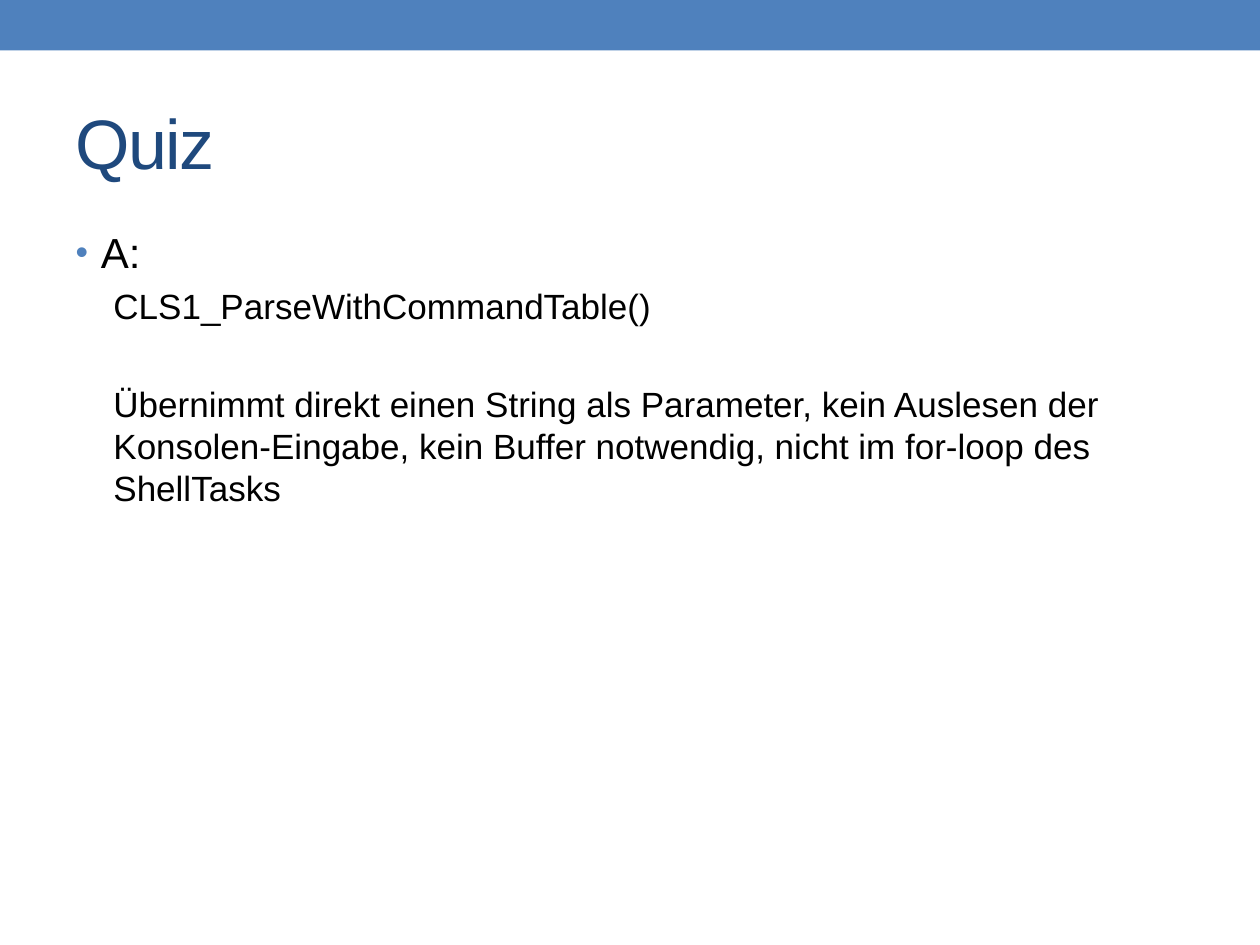
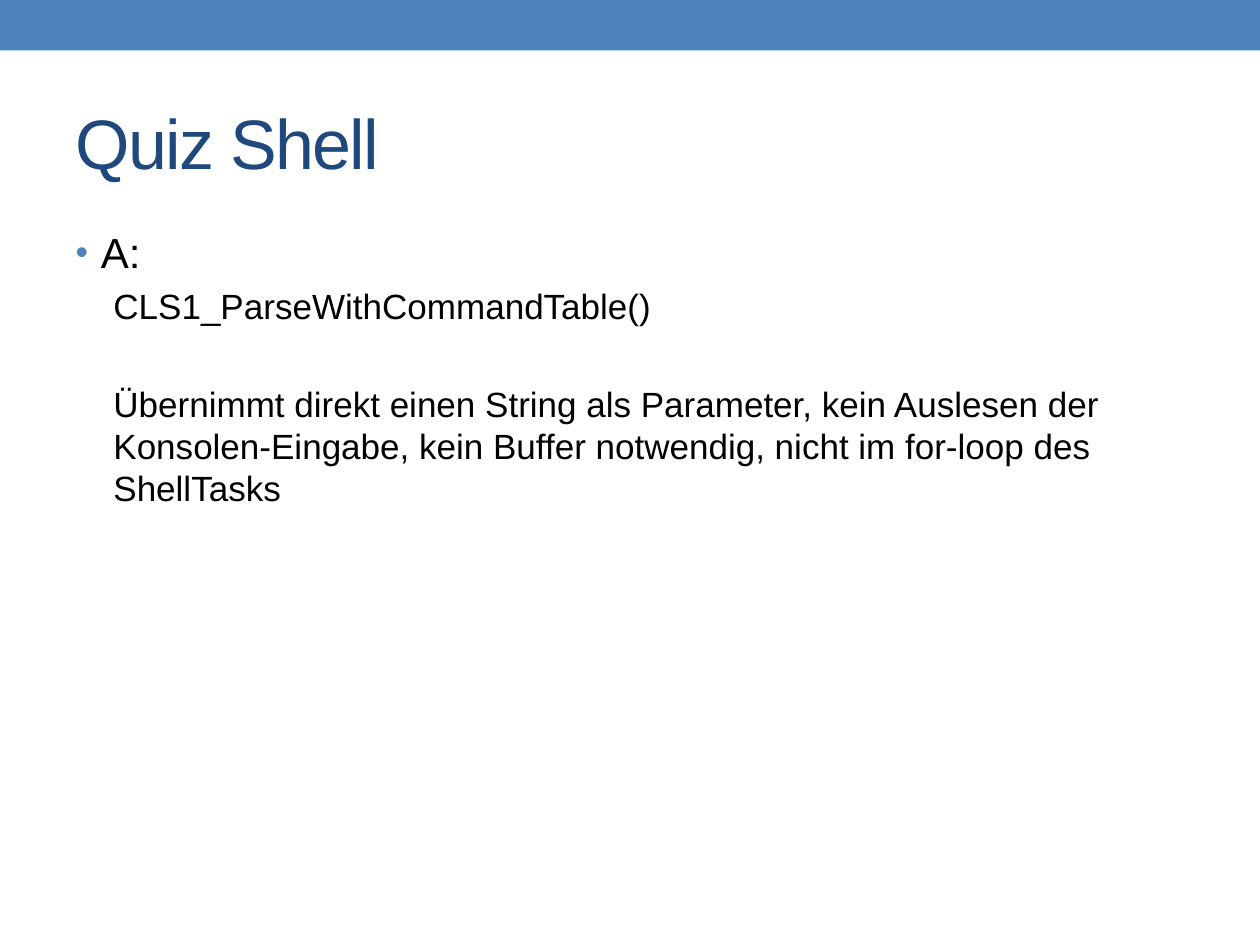
Before and after one commit to prg2lt1/robogit, a slide deck: slide 17 of Recap/ToroRecap.pptx (slide 9 before the commit). Drawn at 1260x945 pixels with LibreOffice and Linux fonts; fonts in the diff are those of the drawing. Boxes give left, top, right and bottom in pixels: in the first picture for what was removed or moved away, otherwise in the second. Text is boxed around its words. In the diff, an @@ line names an element or a change of style, - is before the commit and + after.

```diff
--- a/Recap/ToroRecap.pptx
+++ b/Recap/ToroRecap.pptx
@@ title at (76, 118, 379, 182): text changed @@
-Quiz
+Quiz Shell
```
Also in this commit, not shown: 3 other slides changed, 10 slides added, 2 slides removed.
